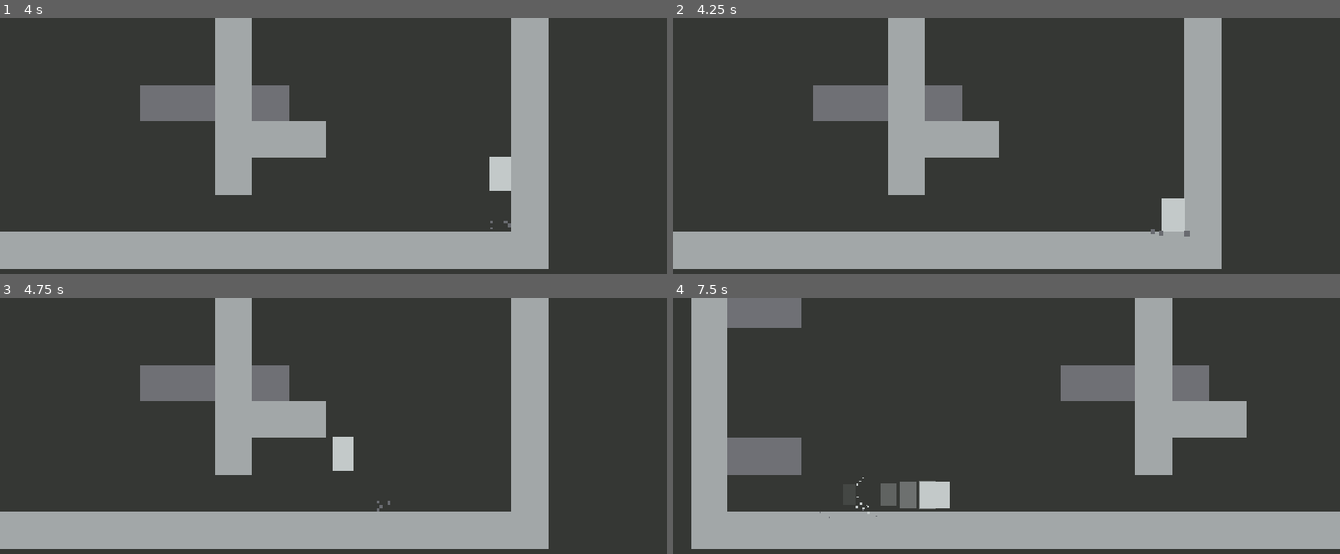
Above: before the commit, frames 1-4 (two rows, left to right).
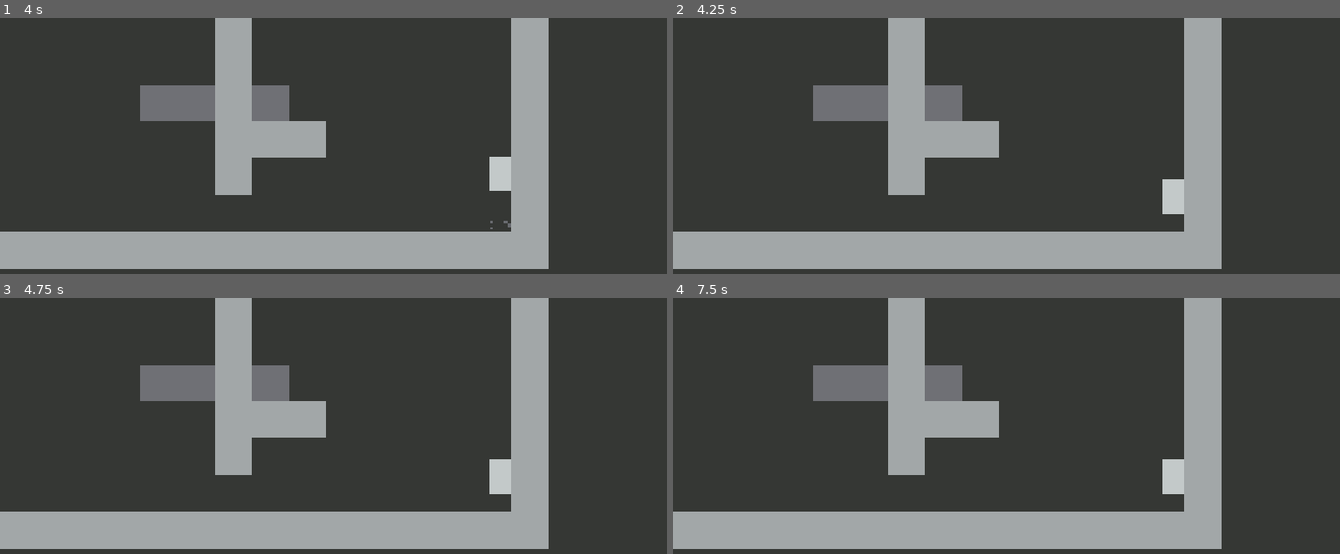
Above: after the commit, the same moments.

Repository: harperstoeckle/mole_game
Game: Godot game, scene res://scenes/main.tscn
Two runs of this game, one before a commit and one after it. Both use one fixed random seed, a clock stepped at 60 frames per second and the inputs below.
Inputs:
- Up to frame 1 (4 s): tap Enter at 0.5 s; hold Right (dash) 0.53-1.28 s; hold D (right) 0.53-2.03 s; tap Space (jump) at 0.77, 1.52, 3.02, 3.77 s; tap Right (dash) at 1.35, 2.85 s; hold A (left) 2.03-2.78 s; hold Right (dash) 2.03-2.78 s; hold D (right) from 2.78 s (still down); hold Right (dash) from 3.53 s (still down)
- Up to frame 2 (4.25 s): keep holding D (right); keep holding Right (dash); tap Escape (pause) at 4.15 s
- Up to frame 3 (4.75 s): release D (right) at 4.28 s; release Right (dash) at 4.28 s; hold A (left) from 4.28 s (still down); tap Right (dash) at 4.35 s; tap Space (jump) at 4.52 s
- Up to frame 4 (7.5 s): release A (left) at 5.03 s; hold D (right) 5.03-5.78 s; hold Right (dash) 5.03-5.78 s; hold A (left) 5.78-7.28 s; tap Right (dash) at 5.85, 7.35 s; tap Space (jump) at 6.02, 6.77 s; hold Right (dash) 6.53-7.28 s; hold D (right) from 7.28 s (still down)

Frame 1 is identical in both runs. In frame 2, 0.5% of the frame differs, in the area x 71-78%, y 62-86%; in frame 3, 0.9%; in frame 4, 30%, in the area x 0-100%, y 0-99%.

Commit message:
Add basic pause functionality

Diff:
--- a/scenes/main.tscn
+++ b/scenes/main.tscn
@@ -1,11 +1,14 @@
 [gd_scene format=4 uid="uid://d3fdoti751ujg"]
 
 [ext_resource type="PackedScene" uid="uid://0bpyja0y2k2p" path="res://scenes/player.tscn" id="1_o5qli"]
+[ext_resource type="Script" uid="uid://chx4ptdu2dkjw" path="res://scripts/main.gd" id="1_sugp2"]
 [ext_resource type="TileSet" uid="uid://d3jakuohgew1r" path="res://resources/wall_tile_set.tres" id="2_0wfyh"]
 
 [sub_resource type="WorldBoundaryShape2D" id="WorldBoundaryShape2D_sgp6g"]
 
 [node name="Main" type="Node2D" unique_id=1989736336]
+process_mode = 3
+script = ExtResource("1_sugp2")
 
 [node name="StaticBody2D" type="StaticBody2D" parent="." unique_id=462372243]
 collision_layer = 3
@@ -20,4 +23,7 @@
 tile_set = ExtResource("2_0wfyh")
 
 [node name="Player" parent="." unique_id=1467826575 instance=ExtResource("1_o5qli")]
+process_mode = 1
 position = Vector2(360, 529)
+
+[node name="CanvasLayer" type="CanvasLayer" parent="." unique_id=14022486]
--- /dev/null
+++ b/scripts/main.gd
@@ -0,0 +1,10 @@
+extends Node2D
+
+
+func _unhandled_input(e: InputEvent) -> void:
+	if e.is_action_pressed("pause"):
+		get_tree().paused = !get_tree().paused
+
+
+func _update_game_pause() -> void:
+	pass
Not shown, added: scripts/main.gd.uid
